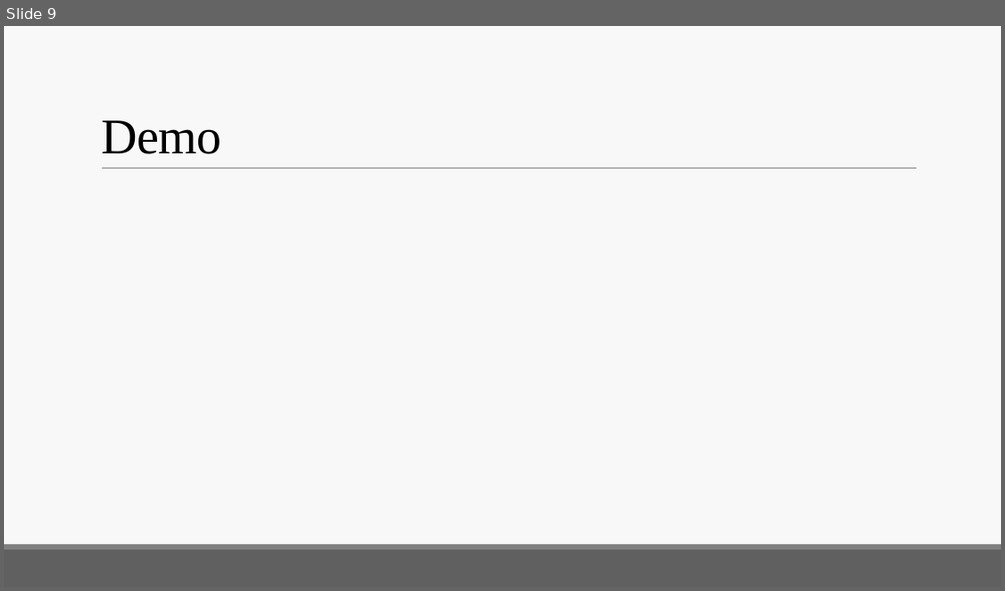
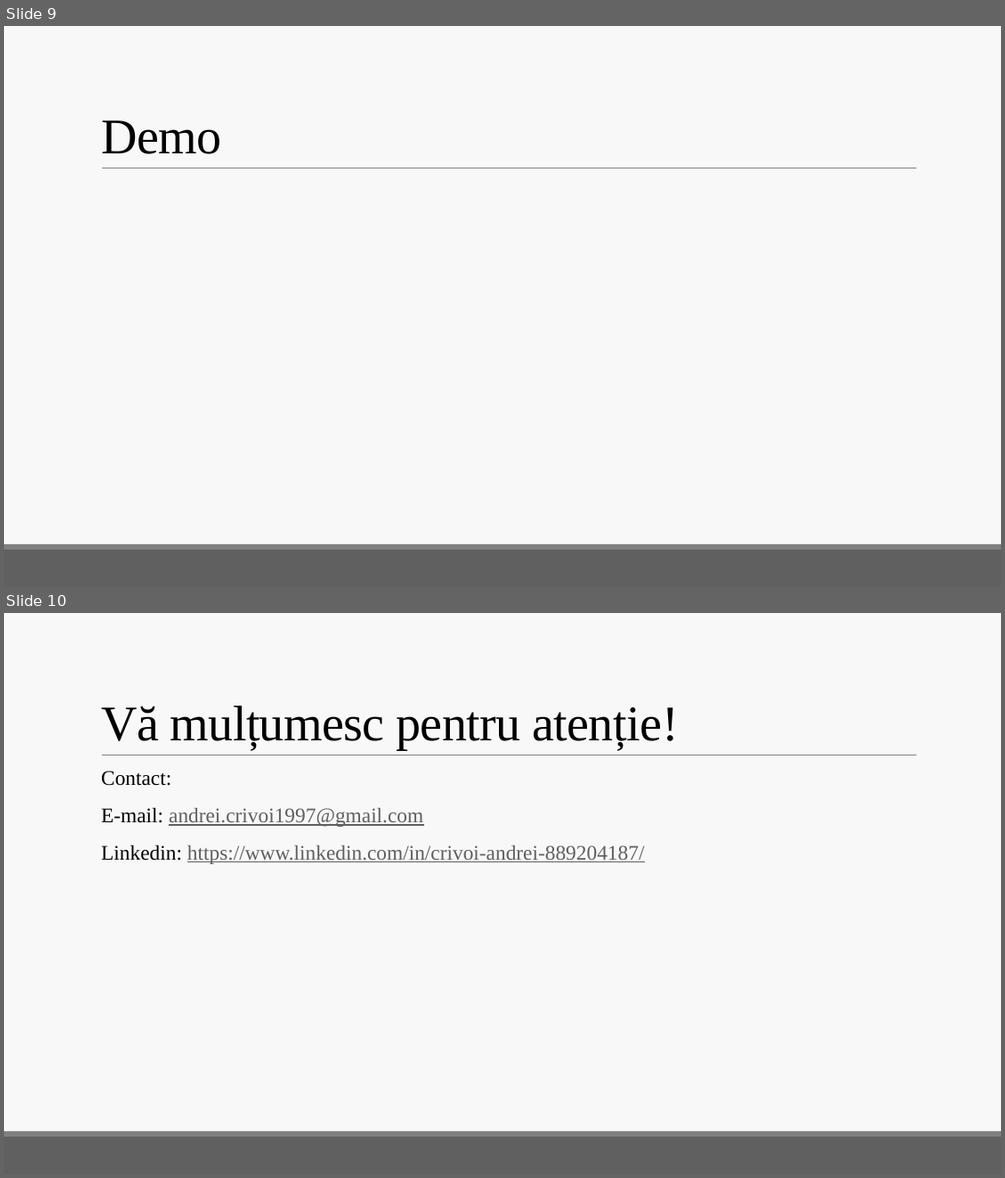
Before and after one commit to Crivoi/PianoFollower, a slide deck: Licenta2020CrivoiAndrei/Crivoi Andrei Prezentare Licenta.pptx. Shown one above the other, each under a label of ours: slide 9 before the commit, slides 9 and 10 after it. The pictures are 1005x591 and 1005x1178 pixels, drawn with LibreOffice and Linux fonts; fonts in the diff are those of the drawing. Boxes give left, top, right and bottom in pixels: in the first picture for what was removed or moved away, otherwise in the second. Text is boxed around its words. In the diff, an @@ line names an element or a change of style, - is before the commit and + after.

```diff
--- a/Licenta2020CrivoiAndrei/Crivoi Andrei Prezentare Licenta.pptx
+++ b/Licenta2020CrivoiAndrei/Crivoi Andrei Prezentare Licenta.pptx
@@ slide 10 added at (4, 613, 1001, 1174), background #F8F8F8; not listed: 3 template elements that a slide beside it also shows @@
@@ title added at (101, 706, 678, 750), 48 pt, text #000000 @@
+Vă mulțumesc pentru atenție!
@@ text added at (101, 771, 645, 864), 20 pt, text #5F5F5F, underline @@
+  Contact:
+  E-mail: andrei.crivoi1997@gmail.com
+  Linkedin: https://www.linkedin.com/in/crivoi-andrei-889204187/
```
Also in this commit, not shown: 2 slides changed, 1 slide removed, 4 other files.
